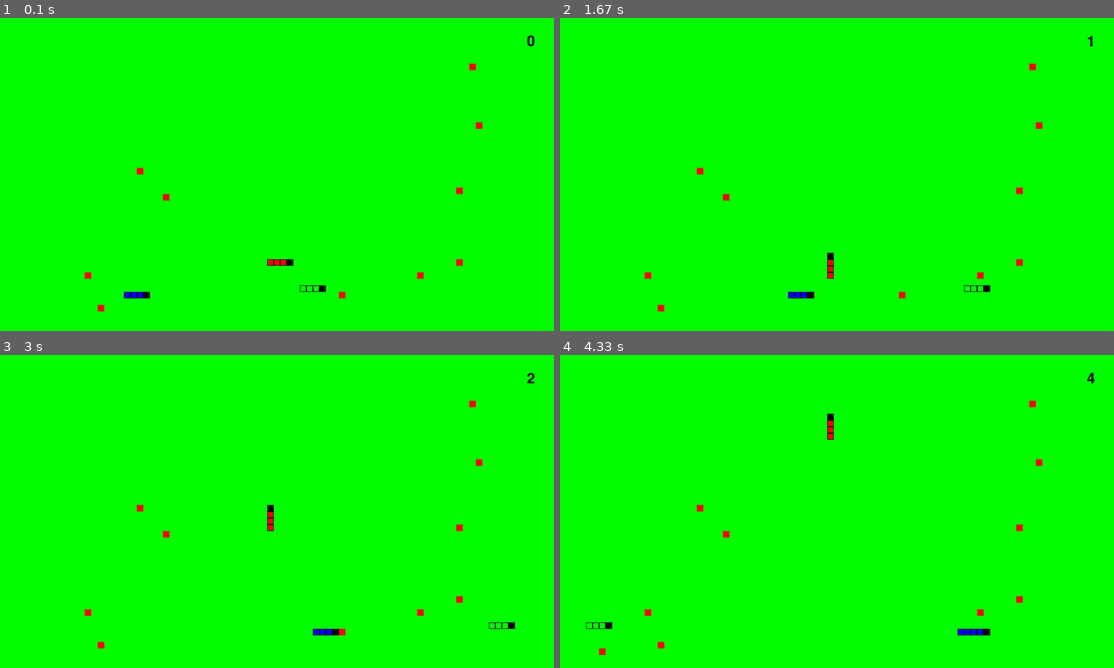
Above: before the commit, frames 1-4 (two rows, left to right).
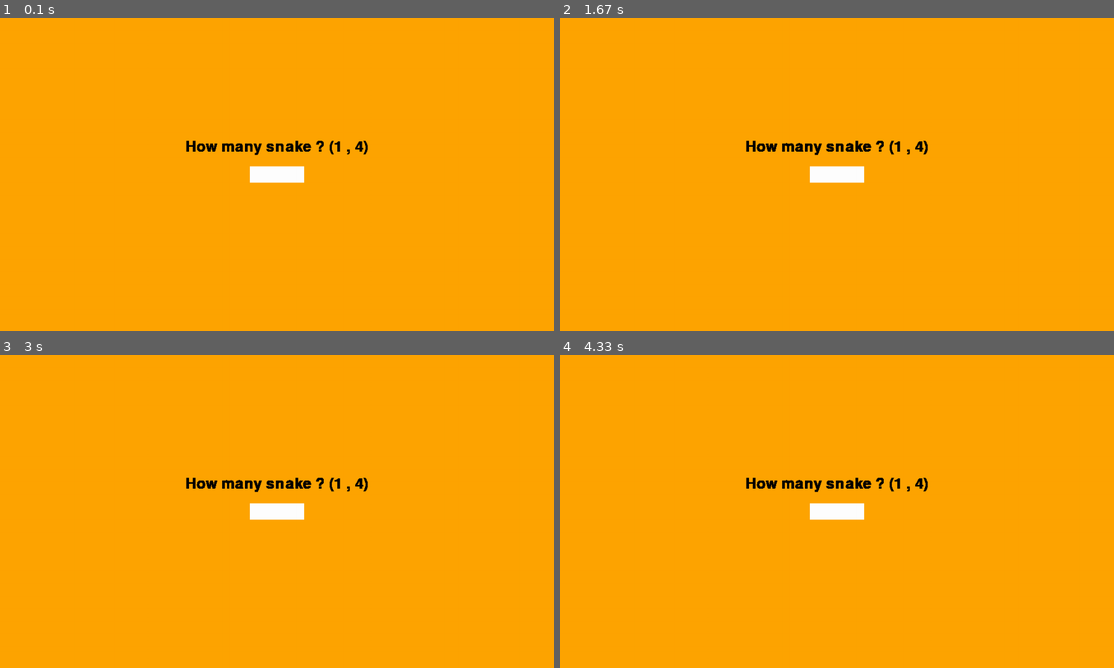
Above: after the commit, the same moments.

Repository: AlirezaSaadatmand/Mega_Snake_Game
Game: pygame game, started from Mega snake pygame.py
Two runs of this game, one before a commit and one after it. Both use one fixed random seed, a clock stepped at 60 frames per second and the inputs below.
Inputs:
- Up to frame 1 (0.1 s): no input
- Up to frame 2 (1.67 s): tap S at 0.33 s; hold A 0.67-1.2 s; hold Left 0.67-1.2 s; tap W at 1.23 s; tap H at 1.57 s
- Up to frame 3 (3 s): no input
- Up to frame 4 (4.33 s): no input

The runs differ from the first frame. In frame 1, 100% of the frame differs, in the area x 0-100%, y 0-100%; in frame 2, 100%; in frame 3, 100%; in frame 4, 100%.

Commit message:
adding the intro

Diff:
--- a/Mega snake pygame.py
+++ b/Mega snake pygame.py
@@ -14,6 +14,8 @@
 
 WIDTH -= WIDTH % UNIT
 HEIGHT -= HEIGHT % UNIT
+
+intro = True
 
 snakes = []
 
@@ -36,7 +38,6 @@
     3 : [116 , 103 , 104 , 102],
     4 : [111 , 108 , 59 , 107]
 }
-
 
 def create_sanke(screen , count):
     xrange = WIDTH // UNIT
@@ -89,9 +90,19 @@
 pygame.display.set_caption("Mega Snake")
 clock = pygame.time.Clock()
 
-create_sanke(screen , 3)
+begin_text = pygame.font.Font(None , 40)
+begin_text = begin_text.render("How many snake ? (1 , 4)" , "black" , False)
+begin_text_rect = begin_text.get_rect(center = (WIDTH / 2 , HEIGHT / 2 - 50))
+
+sur = pygame.Surface( (100 , 30) )
+sur.fill("white")
+sur_rect = sur.get_rect(center = (WIDTH / 2 , HEIGHT / 2))
+
+
 
 counter = 0
+
+text = ""
 
 while True:
     for event in pygame.event.get():
@@ -100,42 +111,59 @@
             exit()
 
         if event.type == pygame.KEYDOWN:
-            for snake in snakes:
-                lst = [snake.goingup , snake.goingdown , snake.goingright , snake.goingleft]
-                f = [snake.up , snake.down , snake.right , snake.left]
-                if event.key in f:
-                    index = f.index(event.key)
+            if not intro:
+                for snake in snakes:
+                    lst = [snake.goingup , snake.goingdown , snake.goingright , snake.goingleft]
+                    f = [snake.up , snake.down , snake.right , snake.left]
+                    if event.key in f:
+                        index = f.index(event.key)
 
-                    if index == 0 and snake.goingdown == False:
-                        all_false(snake)
-                        snake.goingup = True
-                    elif index == 1 and snake.goingup == False:
-                        all_false(snake)
-                        snake.goingdown = True
-                    elif index == 2 and not snake.goingleft:
-                        all_false(snake)
-                        snake.goingright = True
-                    elif index == 3 and not snake.goingright:
-                        all_false(snake)
-                        snake.goingleft = True
+                        if index == 0 and snake.goingdown == False:
+                            all_false(snake)
+                            snake.goingup = True
+                        elif index == 1 and snake.goingup == False:
+                            all_false(snake)
+                            snake.goingdown = True
+                        elif index == 2 and not snake.goingleft:
+                            all_false(snake)
+                            snake.goingright = True
+                        elif index == 3 and not snake.goingright:
+                            all_false(snake)
+                            snake.goingleft = True
+            else:
+                if event.unicode.isdigit():
+                    text += str(event.unicode)
+                if event.key == pygame.K_BACKSPACE and len(text) > 0:
+                    text = text[:-1]
+                if event.key == pygame.K_SPACE and 1 <= int(text) <= 4:
+                    create_sanke(screen , int(text))
+                    intro = False
 
             if event.key == pygame.K_ESCAPE:
                 pygame.quit()
                 exit()
+    if intro:
+        screen.blit(begin_text , begin_text_rect)
+        screen.blit(sur , sur_rect)
 
-    if not gameOver:
+        number_text = pygame.font.Font(None , 30)
+        number_text = number_text.render(text , "black" , True)
+        number_text_rect = number_text.get_rect(center = (WIDTH / 2 , HEIGHT / 2))
+        screen.blit(number_text , number_text_rect)
+    else:
+        if not gameOver:
 
-        if counter % 12 == 0:
-            screen.fill("green")
+            if counter % 12 == 0:
+                screen.fill("green")
 
-            while len(foods) < food_count:
-                create_food(screen)
-            touch()
-            draw()
-            if counter == 12000:
-                gameOver = True
-    else:
-        ...
-    counter += 1
+                while len(foods) < food_count:
+                    create_food(screen)
+                touch()
+                draw()
+                if counter == 12000:
+                    gameOver = True
+        else:
+            ...
+        counter += 1
     pygame.display.update()
     clock.tick(120)
